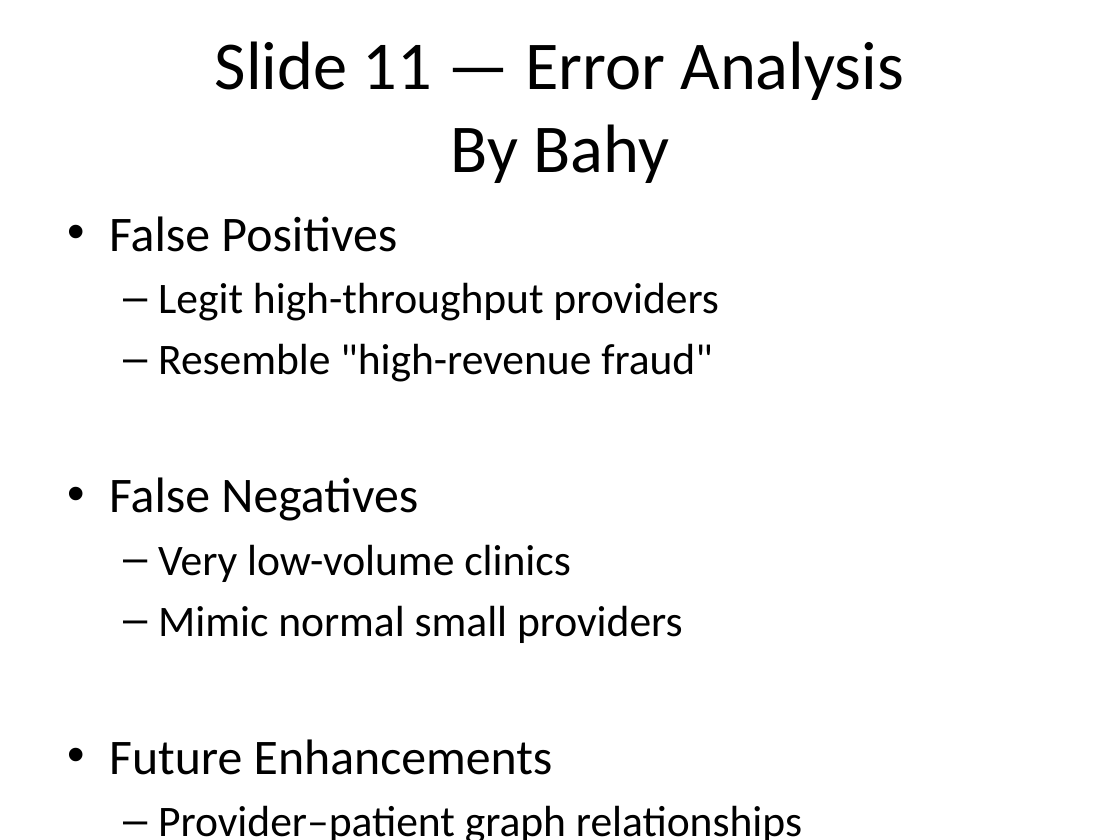
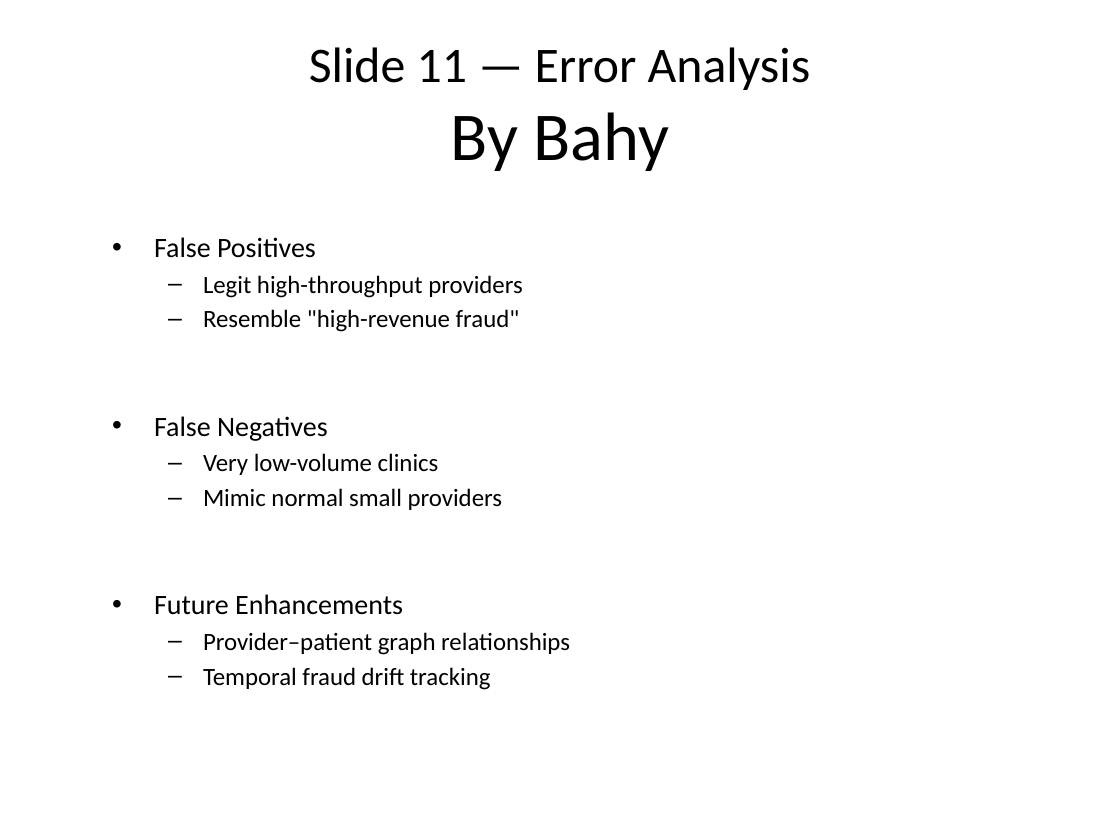
Before and after one commit to mohamedosamaa428/fraud_detection_project, a slide deck: slide 12 of reports/presentation.pptx. Drawn at 1120x840 pixels with LibreOffice and Linux fonts; fonts in the diff are those of the drawing. Boxes give left, top, right and bottom in pixels: in the first picture for what was removed or moved away, otherwise in the second. Text is boxed around its words. In the diff, an @@ line names an element or a change of style, - is before the commit and + after.

```diff
--- a/reports/presentation.pptx
+++ b/reports/presentation.pptx
@@ title at (x1=309, y1=47, x2=811, y2=90): size 44 to 32 pt in "Slide 11 — Error Analysis" @@
@@ text "False Positives" at (x1=154, y1=237, x2=570, y2=690): size 32 to 18 pt in "False Positives", "False Negatives", "Future Enhancements"; size 28 to 16 pt in "Legit high-throughput providers", "Resemble "high-revenue fraud"", "Very low-volume clinics", "Mimic normal small providers" and 2 more places; less space between paragraphs @@
```
Also in this commit, not shown: 13 other slides changed, 1 other file.
